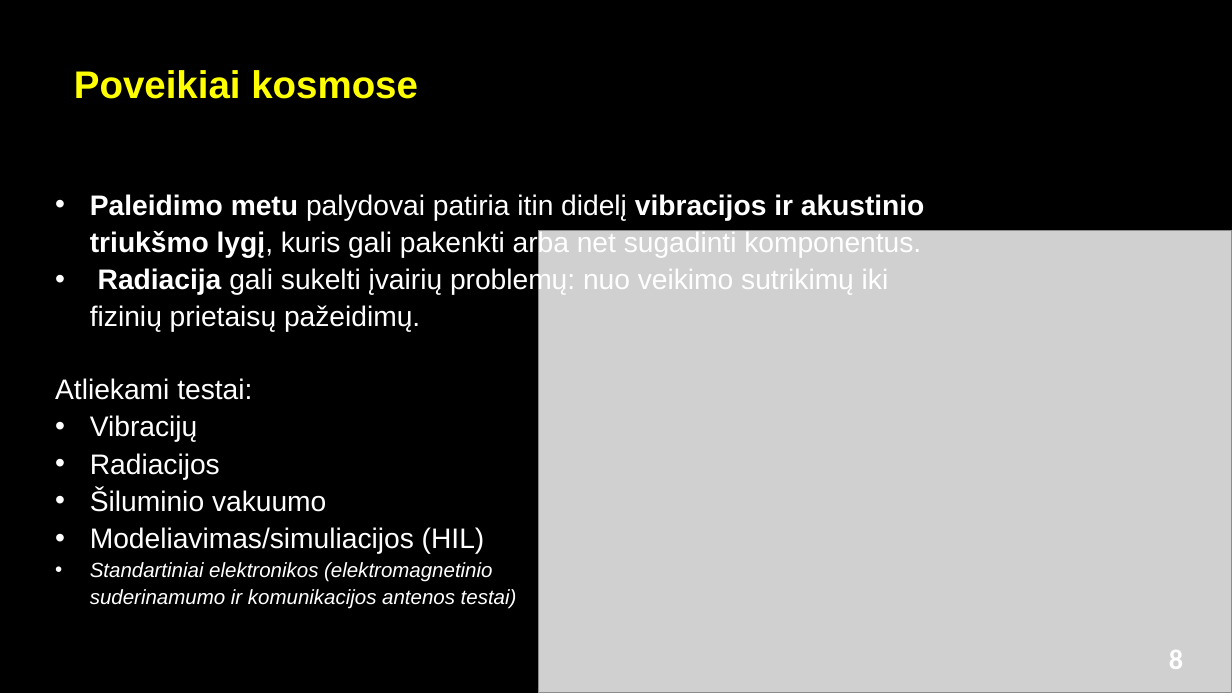
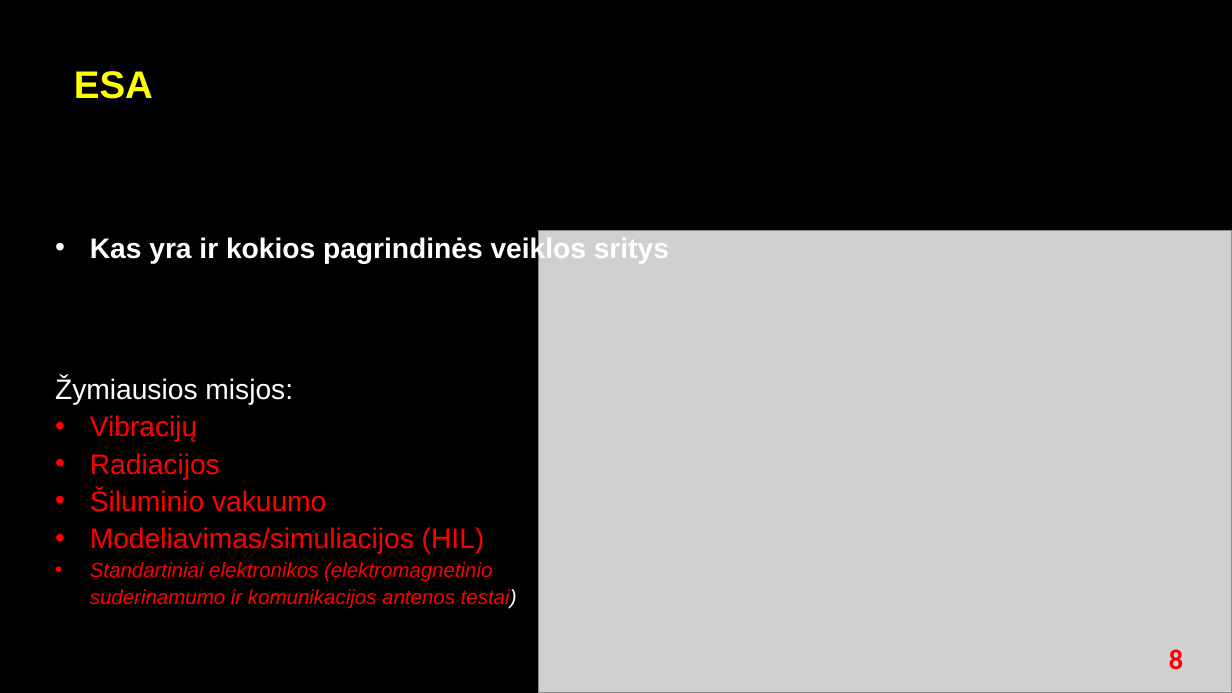
Before and after one commit to Double-Bonus/sem11-InovatyviosMatavimoSistemos, a slide deck: slide 5 of Indvidualus_darbas/esaSwarm_EEF.pptx (slide 8 before the commit). Drawn at 1232x693 pixels with LibreOffice and Linux fonts; fonts in the diff are those of the drawing; grey boxes stand for pictures; background and template pictures are left out. Boxes give left, top, right and bottom in pixels: in the first picture for what was removed or moved away, otherwise in the second. Text is boxed around its words. In the diff, an @@ line names an element or a change of style, - is before the commit and + after.

```diff
--- a/Indvidualus_darbas/esaSwarm_EEF.pptx
+++ b/Indvidualus_darbas/esaSwarm_EEF.pptx
@@ text at (74, 71, 153, 99): text changed @@
-Poveikiai kosmose
+ESA
@@ text at (90, 235, 669, 263): text changed; bold on @@
-• Paleidimo metu palydovai patiria itin didelį vibracijos ir akustinio triukšmo lygį, kuris gali pakenkti arba net sugadinti komponentus.
-• Radiacija gali sukelti įvairių problemų: nuo veikimo sutrikimų iki fizinių prietaisų pažeidimų.
+• Kas yra ir kokios pagrindinės veiklos sritys
@@ text at (55, 377, 293, 405): text changed @@
-Atliekami testai:
+Žymiausios misjos:
@@ text at (90, 415, 517, 609): text colour #FFFFFF to #FF0000 in "Vibracijų", "Radiacijos", "Šiluminio vakuumo", "Modeliavimas/simuliacijos (HIL)" and 1 more places @@
@@ text "8" at (1169, 649, 1183, 669): text colour #FFFFFF to #FF0000 @@
```
Also in this commit, not shown: 5 other slides changed, 1 slide added, 7 slides removed, 8 other files.
